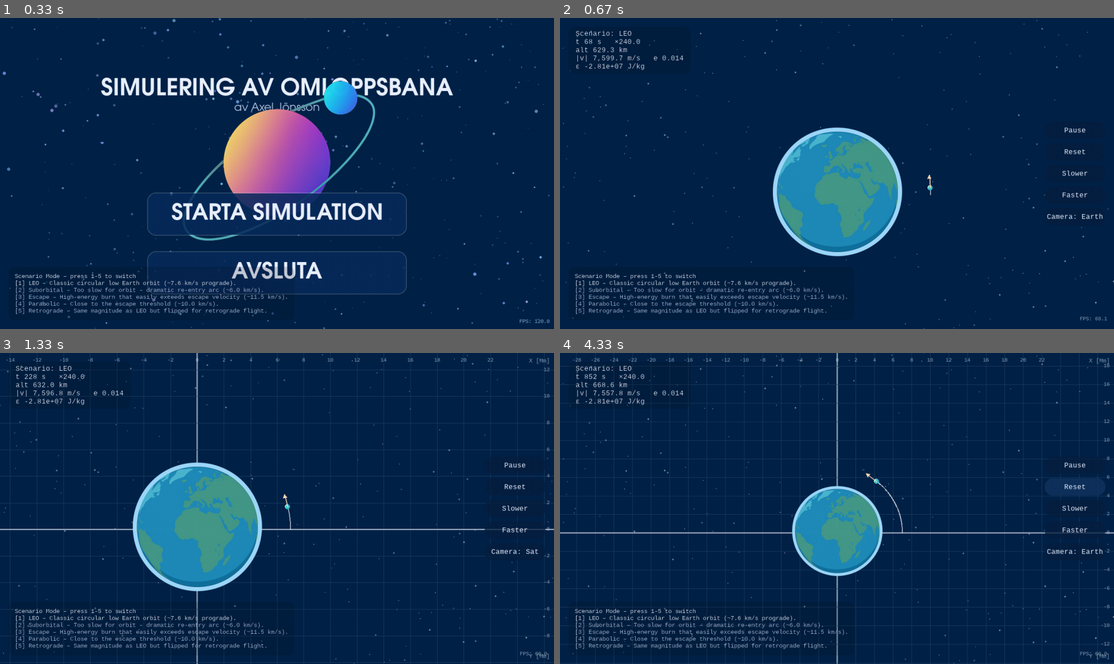
Above: before the commit, frames 1-4 (two rows, left to right).
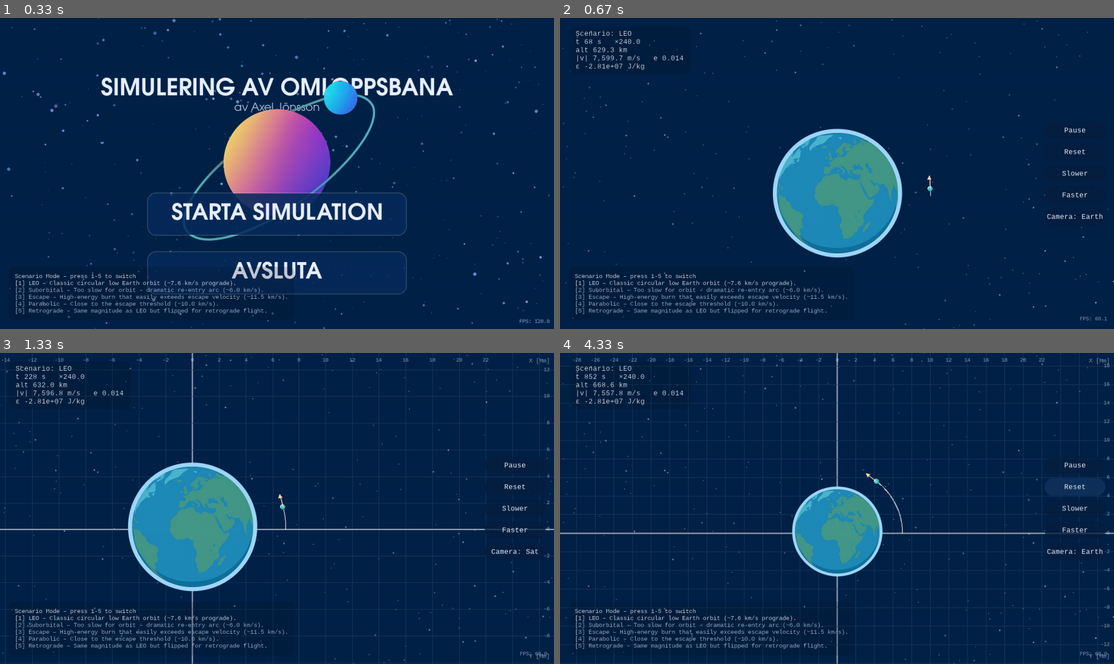
Above: after the commit, the same moments.

Repository: askel-dev/gymnasiearbete-omloppsbana
Game: pygame game, started from src/orbit_pygame.py
Two runs of this game, one before a commit and one after it. Both use one fixed random seed, a clock stepped at 60 frames per second and the inputs below.
Inputs (mouse positions are in pixels of both pictures, inside the frame that each line leads up to):
- Up to frame 1 (0.33 s): no input
- Up to frame 2 (0.67 s): press the mouse at (837, 213) at 0.37 s; move the mouse to (842, 238) at 0.47 s; release the mouse at (853, 263) at 0.6 s
- Up to frame 3 (1.33 s): tap G at 0.67 s; tap C at 1 s
- Up to frame 4 (4.33 s): click "Reset" at 1.38 s; hold Right 1.67-2.13 s; tap Space at 1.73, 2.03, 2.23, 2.57, 2.87, 3.07, 3.37, 3.63, 3.97, 4.27 s; tap G at 1.82, 3.15 s; hold Up 2.17-2.47 s; tap - at 2.32, 3.72 s; hold Right 2.5-2.97 s; hold Left 3-3.53 s; hold Down 3.57-3.87 s; hold Left 3.9-4.3 s

Frame 1 is identical in both runs. In frame 2, 1.1% of the frame differs, in the area x 1-99%, y 0-100%; in frame 3, 3.6%, in the area x 0-100%, y 0-100%; in frame 4, 0.9%.

Commit message:
Improve camera smoothing responsiveness

Diff:
--- a/src/orbit_pygame.py
+++ b/src/orbit_pygame.py
@@ -789,6 +789,8 @@
 PIXELS_PER_METER = compute_pixels_per_meter(WIDTH, HEIGHT)
 MIN_PPM = 1e-7
 MAX_PPM = 1e-2
+CAMERA_FOLLOW_RATE = 8.0
+ZOOM_SMOOTH_RATE = 6.0
 
 # =======================
 #   HJÄLPMETODER
@@ -1775,6 +1777,16 @@
         now = time.perf_counter()
         frame_dt_real = now - last_time
         last_time = now
+        zoom_alpha = clamp(
+            1.0 - math.exp(-frame_dt_real * ZOOM_SMOOTH_RATE),
+            0.0,
+            1.0,
+        )
+        follow_alpha = clamp(
+            1.0 - math.exp(-frame_dt_real * CAMERA_FOLLOW_RATE),
+            0.0,
+            1.0,
+        )
         sim_dt_target = frame_dt_real * real_time_speed
         accumulator += sim_dt_target
 
@@ -1932,7 +1944,7 @@
         CURRENT_HUD_ALPHA = clamp(CURRENT_HUD_ALPHA, 0.0, HUD_TEXT_ALPHA_BASE)
 
         # Smooth zoom mot mål
-        ppm += (ppm_target - ppm) * 0.1
+        ppm += (ppm_target - ppm) * zoom_alpha
         ppm = clamp(ppm, MIN_PPM, MAX_PPM)
 
         # Kamera-targets
@@ -1943,7 +1955,7 @@
             camera_target[:] = (r[0], r[1])
         else:
             camera_target[:] = camera_center
-        camera_center += (camera_target - camera_center) * 0.1
+        camera_center += (camera_target - camera_center) * follow_alpha
 
         # Bakgrund
         screen.fill(background_color)
